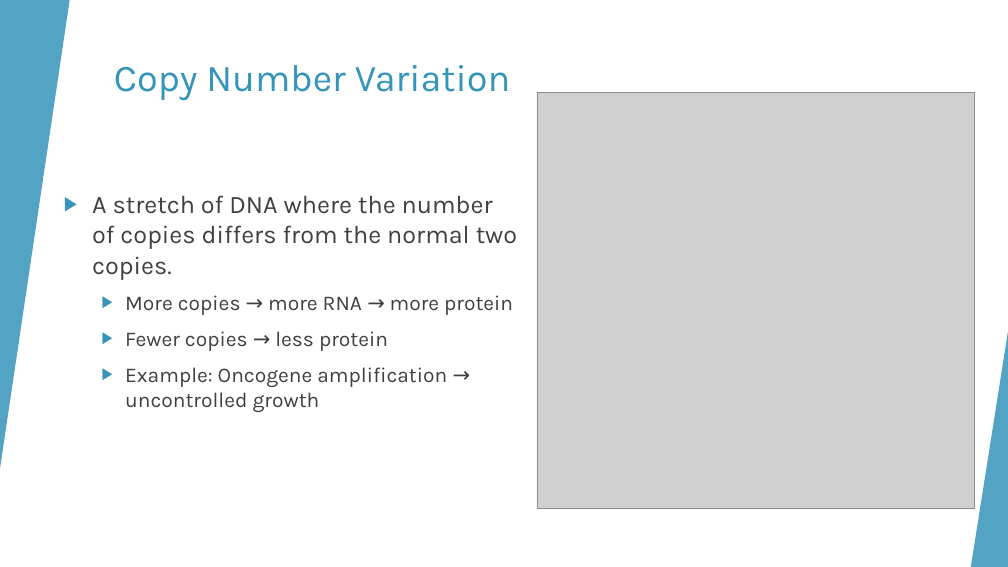
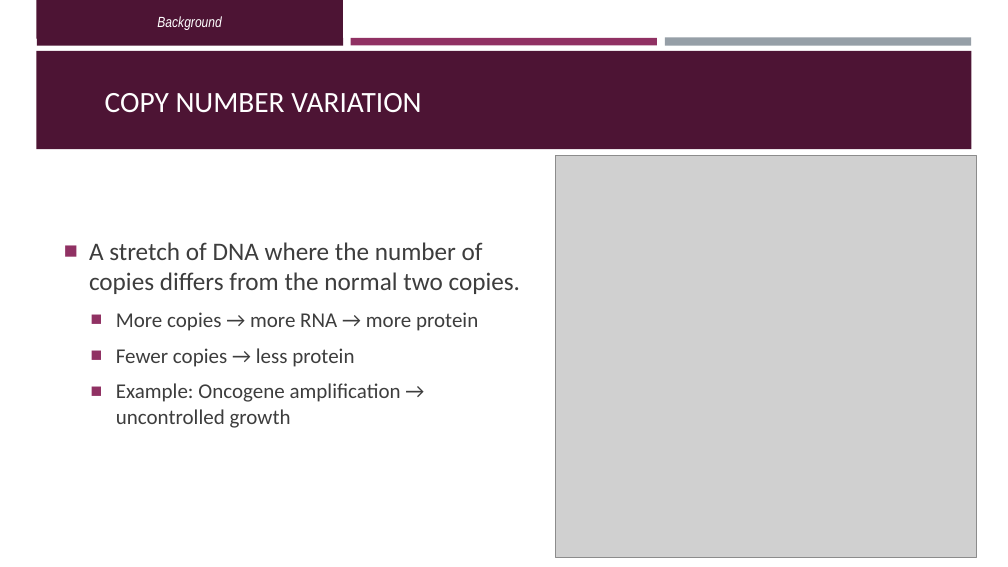
Before and after one commit to OrnitB/cancer_bioinformatics, a slide deck: slide 3 of project/project_background/Final Project Presentation - Ornit - Cancer Bioinfo March 2026.pptx. Drawn at 1008x567 pixels with LibreOffice and Linux fonts; fonts in the diff are those of the drawing; grey boxes stand for pictures. Boxes give left, top, right and bottom in pixels: in the first picture for what was removed or moved away, otherwise in the second. Text is boxed around its words. In the diff, an @@ line names an element or a change of style, - is before the commit and + after.

```diff
--- a/project/project_background/Final Project Presentation - Ornit - Cancer Bioinfo March 2026.pptx
+++ b/project/project_background/Final Project Presentation - Ornit - Cancer Bioinfo March 2026.pptx
@@ rectangle removed at <box>0,0,1008,567</box> @@
@@ triangle removed at <box>0,0,70,469</box> @@
@@ text added at <box>157,16,221,30</box>, 14 pt, text #FFFFFF, italic @@
+Background
@@ rectangle added at <box>36,51,972,149</box>, fill #4D1434 @@
@@ rectangle added at <box>37,38,343,45</box>, fill #4D1434 @@
@@ rectangle added at <box>351,38,657,45</box>, fill #903163 @@
@@ rectangle added at <box>665,38,971,46</box>, fill #969FA7 @@
@@ title "COPY NUMBER VARIATION" at <box>105,93,421,113</box>: vertical alignment top to bottom @@
@@ title at <box>105,93,421,113</box>: text changed; size 36 to 28 pt; font Karla to Calibri; text colour #3494BA to #FFFFFF @@
-Copy Number Variation
+COPY NUMBER VARIATION
@@ picture: place and size @@
-picture at <box>537,92,974,509</box>
+picture at <box>555,155,976,557</box>
@@ text "A stretch of DNA where ..." at <box>89,242,520,428</box>: font Karla to Calibri, text colour #404040 to #3D3D3D; bullet ▶ to ■; bullet colour #3494BA to #903163; vertical alignment top to middle @@
@@ group removed at <box>0,0,1008,567</box>: 5 freeform shapes, 3 triangles, 2 lines @@
@@ triangle removed at <box>971,332,1008,567</box> @@
```
Also in this commit, not shown: 7 other slides changed, 8 slides added, 5 slides removed.
